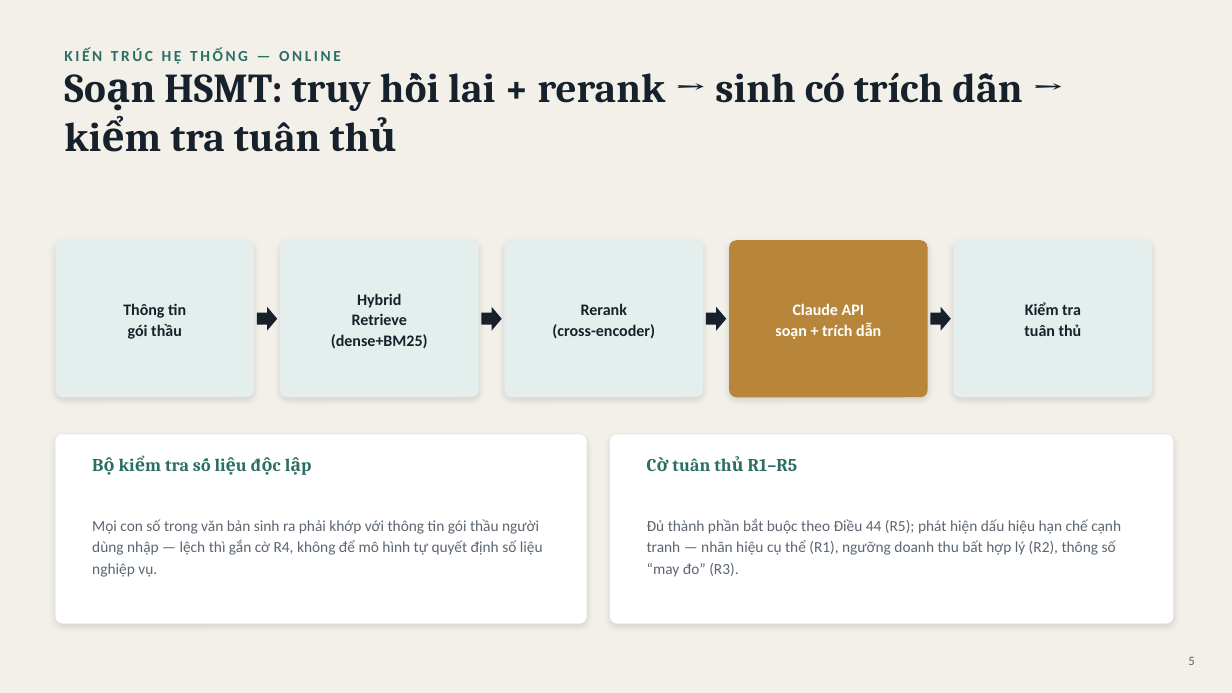
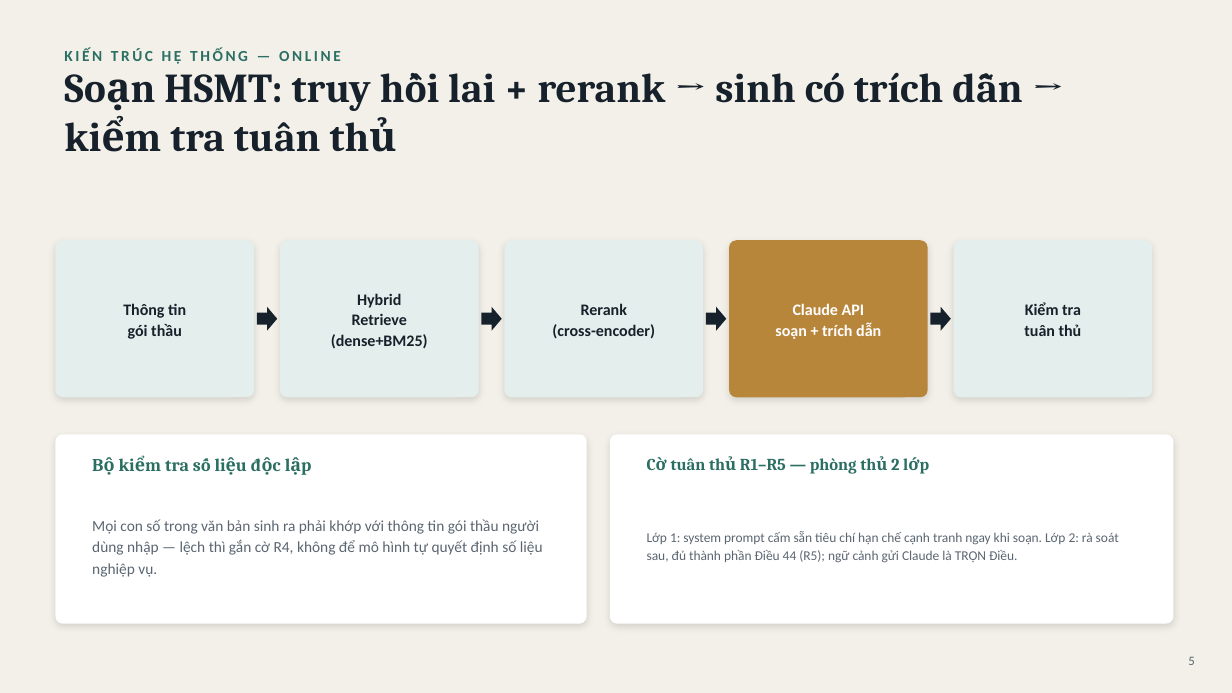
Before and after one commit to dannd/autotender-vn, a slide deck: slide 5 of docs/AutoTender-VN_Slides.pptx. Drawn at 1232x693 pixels with LibreOffice and Linux fonts; fonts in the diff are those of the drawing. Boxes give left, top, right and bottom in pixels: in the first picture for what was removed or moved away, otherwise in the second. Text is boxed around its words. In the diff, an @@ line names an element or a change of style, - is before the commit and + after.

```diff
--- a/docs/AutoTender-VN_Slides.pptx
+++ b/docs/AutoTender-VN_Slides.pptx
@@ text at (x1=671, y1=458, x2=899, y2=474): text changed; size 14 to 13 pt @@
-Cờ tuân thủ R1–R5
+Cờ tuân thủ R1–R5 — phòng thủ 2 lớp
@@ text at (x1=647, y1=531, x2=1119, y2=563): text changed; size 12 to 10.5 pt @@
-Đủ thành phần bắt buộc theo Điều 44 (R5); phát hiện dấu hiệu hạn chế cạnh tranh — nhãn hiệu cụ thể (R1), ngưỡng doanh thu bất hợp lý (R2), thông số “may đo” (R3).
+Lớp 1: system prompt cấm sẵn tiêu chí hạn chế cạnh tranh ngay khi soạn. Lớp 2: rà soát sau, đủ thành phần Điều 44 (R5); ngữ cảnh gửi Claude là TRỌN Điều.
```
Also in this commit, not shown: 4 other slides changed, 1 slide added, 3 other files.
